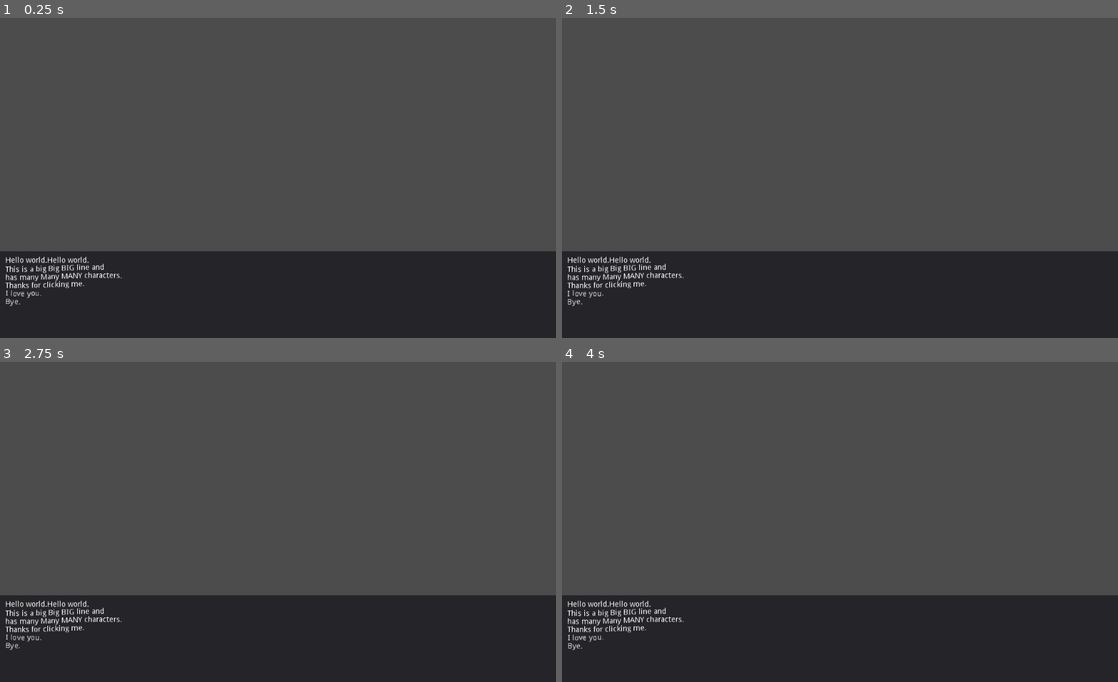
Above: before the commit, frames 1-4 (two rows, left to right).
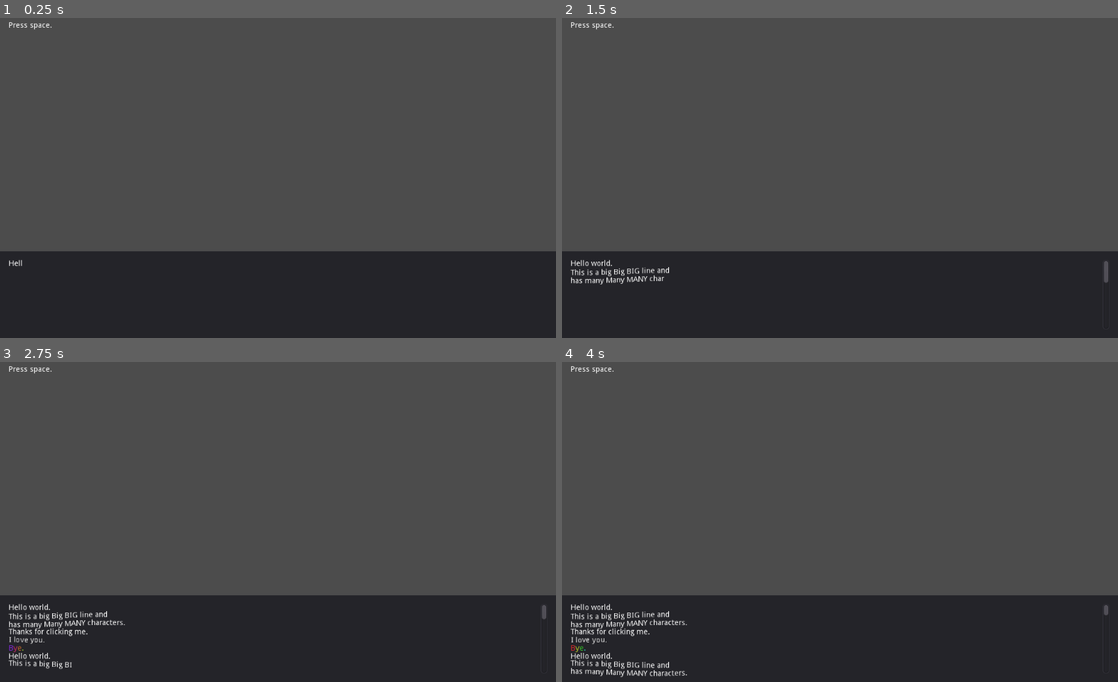
Above: after the commit, the same moments.

Repository: AlexandrosKap/parea
Game: Godot game, scene res://src/Main.tscn
Two runs of this game, one before a commit and one after it. Both use one fixed random seed, a clock stepped at 60 frames per second and the inputs below.
Inputs:
- Up to frame 1 (0.25 s): no input
- Up to frame 2 (1.5 s): tap Space at 0.5, 1.25 s; hold Enter (ui_accept) 0.53-1.28 s; tap Enter (ui_accept) at 1.35 s
- Up to frame 3 (2.75 s): tap Enter (ui_accept) at 1.52, 1.82 s; tap Space at 2 s; hold Enter (ui_accept) from 2.03 s (still down)
- Up to frame 4 (4 s): tap Space at 2.75, 3.5 s; release Enter (ui_accept) at 2.78 s; tap Enter (ui_accept) at 2.85, 3.02, 3.32 s; hold Enter (ui_accept) from 3.53 s (still down)

The runs differ from the first frame. In frame 1, 0.8% of the frame differs, in the area x 1-22%, y 1-91%; in frame 2, 1.1%; in frame 3, 1.4%; in frame 4, 1.7%, in the area x 1-99%, y 1-99%.

Commit message:
Basic json loading.

Diff:
--- a/configurations/dialogues/hello.dhall.json
+++ b/configurations/dialogues/hello.dhall.json
@@ -1 +1 @@
-{"En":[[{"name":"","category":"Line","text":"Hello world."}, …(65 unchanged characters)… line and\nhas many Many MANY characters."},{"name":"","category":"Line","text":"Thanks for clicking me."},{"name":"","category":"Line","text":"[shake]I love you."},{"name":"","category":"Line","text":"Bye."}]],"Gr":[[{"name":"","category":"Line","text":"Γειά σου κόσμε."},{"name":"","category":"Line","text":"[wave]Αυτή είναι μια μεγάλη Μεγάλη\nΜΕΓΆΛΗ γραμμή και έχει πολλούς\nΠολλούς ΠΟΛΛΟΎΣ χαρακτήρες."},{"name":"","category":"Line","text":"Ευχαριστώ που έκανες κλίκ."},{"name":"","category":"Line","text":"[shake]Σ'Αγαπώ."},{"name":"","category":"Line","text":"Αντίο."}]]}
+{"En":[[{"name":"","category":"Line","text":"Hello world."}, …(65 unchanged characters)… line and\nhas many Many MANY characters.[/wave]"},{"name":"","category":"Line","text":"Thanks for clicking me."},{"name":"","category":"Line","text":"[shake]I love you.[/shake]"},{"name":"","category":"Line","text":"[rainbow]Bye.[/rainbow]"}]],"Gr":[[{"name":"","category":"Line","text":"Γειά σου κόσμε."},{"name":"","category":"Line","text":"[wave]Αυτή είναι μια μεγάλη Μεγάλη\nΜΕΓΆΛΗ γραμμή και έχει πολλούς\nΠολλούς ΠΟΛΛΟΎΣ χαρακτήρες.[/wave]"},{"name":"","category":"Line","text":"Ευχαριστώ που έκανες κλίκ."},{"name":"","category":"Line","text":"[shake]Σ'Αγαπώ.[/shake]"},{"name":"","category":"Line","text":"[rainbow]Αντίο.[/rainbow]"}]]}
--- a/src/Main.gd
+++ b/src/Main.gd
@@ -1,9 +1,16 @@
 extends Control
+
+const UTILS := preload("res://src/Utils.gd")
+
+export(String, FILE, "*.json") var path := ""
 
 onready var parea := $Parea
 
-export(String, FILE, "*.json") var path := ""
+func _ready():
+	var dialogues: Dictionary = UTILS.read_json(path)
+	parea.show_dialogue(dialogues["En"][0])
 
-func _ready():
-	var dialogues: Dictionary = parea.read_json(path)
-	parea.show_dialogue(dialogues["En"][0])
+func _input(event):
+	if event.is_action_pressed("ui_accept"):
+		var dialogues: Dictionary = UTILS.read_json(path)
+		parea.show_dialogue(dialogues["En"][0])
--- a/src/Parea.gd
+++ b/src/Parea.gd
@@ -1,42 +1,23 @@
 extends Control
 
-func print_dialogue_line(line: Dictionary):
+onready var text_box := $PareaTextBox
+
+func print_dialogue_line(line: Dictionary) -> void:
 	print(
 		"(%s) (%s)\n\"%s\"\n" %
 		[line["category"], line["name"], line["text"]]
 	)
 
-func read_json(path: String) -> Dictionary:
-	var result := {}
-	var file := File.new()
-	var err := file.open(path, File.READ)
-	if err:
-		assert(false, "Can't open file.")
-	else:
-		var json := JSON.parse(file.get_as_text())
-		if json.error:
-			assert(false, "Can't parse file.")
-		else:
-			result = json.result
-		file.close()
-	return result
-
-func show_menu():
+func show_menu() -> void:
 	pass
 
-func hide_menu():
-	pass
-
-func show_textbox():
-	pass
-
-func hide_textbox():
+func hide_menu() -> void:
 	pass
 
 func show_dialogue(dialogue: Array) -> void:
 	for line in dialogue:
 		print_dialogue_line(line)
-		$PareaTextBox/Panel/Margin/Label.append_bbcode(line["text"] + "\n")
+		text_box.add_text(line["text"] + "\n")
 
-func hide_dialogue():
+func hide_dialogue() -> void:
 	pass
--- a/src/Parea.tscn
+++ b/src/Parea.tscn
@@ -9,3 +9,11 @@
 script = ExtResource( 1 )
 
 [node name="PareaTextBox" parent="." instance=ExtResource( 2 )]
+
+[node name="Label" type="Label" parent="."]
+anchor_right = 1.0
+margin_left = 16.0
+margin_top = 16.0
+margin_right = -16.0
+margin_bottom = 14.0
+text = "Press space."
--- /dev/null
+++ b/src/Utils.gd
@@ -0,0 +1,18 @@
+extends Reference
+
+# Read a json file.
+# An empty dictionary is returned if the path or file is invalid.
+static func read_json(path: String) -> Dictionary:
+	var result := {}
+	var file := File.new()
+	var err := file.open(path, File.READ)
+	if err:
+		assert(false, "Can't open file.")
+	else:
+		var json := JSON.parse(file.get_as_text())
+		if json.error:
+			assert(false, "Can't parse file.")
+		else:
+			result = json.result
+		file.close()
+	return result
--- /dev/null
+++ b/src/components/PareaTextBox.gd
@@ -0,0 +1,33 @@
+extends VBoxContainer
+
+var text_speed := 16.0
+
+onready var label: RichTextLabel = $Panel/Margin/Label
+
+# Hide default text.
+func _ready() -> void:
+	show_text("")
+
+# Update label.percent_visible until its value is 1.
+func _process(delta: float) -> void:
+	var char_count := label.get_total_character_count()
+	if char_count:
+		label.percent_visible += (1.0 / char_count) * text_speed * delta
+		if label.percent_visible > 1.0:
+			label.percent_visible = 1.0
+	else:
+		label.percent_visible = 1.0
+	set_process(label.percent_visible != 1.0)
+
+func show_text(text: String) -> void:
+	label.bbcode_text = text
+	label.percent_visible = 0.0
+	set_process(true)
+
+# TODO: Appending does not change label.percent_visible.
+func add_text(text: String) -> void:
+	var err := label.append_bbcode(text)
+	if err:
+		assert(false, "Can't append text.")
+	else:
+		set_process(true)
--- a/src/components/PareaTextBox.tscn
+++ b/src/components/PareaTextBox.tscn
@@ -1,4 +1,6 @@
-[gd_scene format=2]
+[gd_scene load_steps=2 format=2]
+
+[ext_resource path="res://src/components/PareaTextBox.gd" type="Script" id=1]
 
 [node name="PareaTextBox" type="VBoxContainer"]
 anchor_right = 1.0
@@ -6,6 +8,7 @@
 size_flags_horizontal = 3
 size_flags_vertical = 3
 alignment = 2
+script = ExtResource( 1 )
 
 [node name="Panel" type="Panel" parent="."]
 margin_top = 440.0
@@ -16,14 +19,15 @@
 [node name="Margin" type="MarginContainer" parent="Panel"]
 anchor_right = 1.0
 anchor_bottom = 1.0
-margin_left = 10.0
-margin_top = 10.0
-margin_right = -10.0
-margin_bottom = -10.0
+margin_left = 16.0
+margin_top = 16.0
+margin_right = -16.0
+margin_bottom = -16.0
 
 [node name="Label" type="RichTextLabel" parent="Panel/Margin"]
-margin_right = 1004.0
-margin_bottom = 140.0
+margin_right = 992.0
+margin_bottom = 128.0
+rect_clip_content = false
 bbcode_enabled = true
-bbcode_text = "Hello world."
-text = "Hello world."
+bbcode_text = "This is just very cool."
+text = "This is just very cool."
Not shown, changed: configurations/dialogues/hello.dhall
